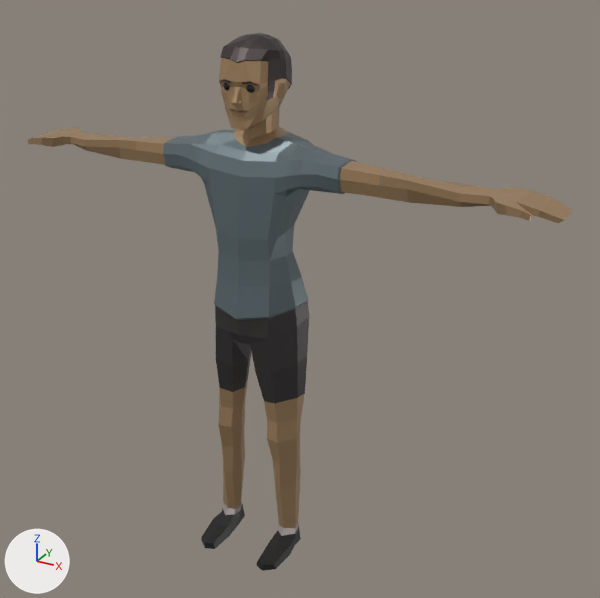
The glTF model public/models/echo.glb, before and after one commit.
Rendered twice from a 50 mm camera at (3.66, -5.85, 5.58) aimed at (0.38, 0.11, 2.6). Lighting does not change. The marker at lower left points along +X, +Y and +Z. The older version comes first. Where no turn or scale is listed for an object, it has been applied to the vertices. Vertices at exactly the same position are counted once.

In view in the first picture: 'BaseHuman'.
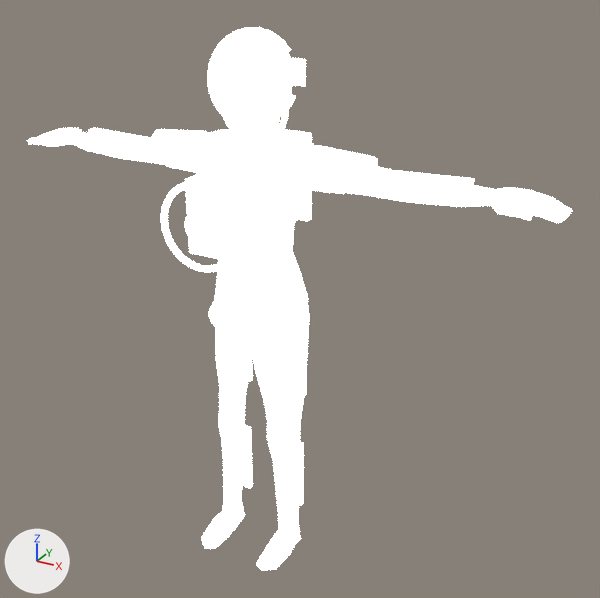
What differs and where, as boxes (x1, y1, x2, y2) in the pictures (600 x 598 px):
```json
{"object": "EchoSuit", "change": "added", "after": [86, 27, 474, 506]}
{"part": 1, "of": "me_basehuman", "change": "recoloured", "before": [163, 130, 357, 320], "after": [163, 130, 345, 320], "on screen": "lighter"}
{"part": 2, "of": "me_basehuman", "change": "recoloured", "before": [28, 58, 573, 528], "after": [28, 118, 573, 528]}
{"part": 3, "of": "me_basehuman", "change": "recoloured", "before": [215, 302, 309, 404], "after": [215, 302, 309, 404], "on screen": "lighter"}
{"part": 4, "of": "me_basehuman", "change": "recoloured", "before": [201, 83, 301, 571], "after": [201, 504, 301, 571], "on screen": "lighter"}
{"part": 5, "of": "me_basehuman", "change": "recoloured", "before": [223, 502, 299, 536], "after": [223, 502, 299, 536]}
{"part": 6, "of": "me_basehuman", "change": "recoloured", "before": [220, 33, 292, 100], "after": [285, 52, 292, 76]}
```

Scene script edits in JSON lines:
```json
{"op": "add", "block": "mat_echosuit", "code": ["mat_echosuit = bpy.data.materials.new('EchoSuit')", "# nodes: BsdfPrincipled, Mix, OutputMaterial, VertexColor", "# colours: dark blue #384b61, mixed with the vertex colours"]}
{"block": "me_basehuman", "where": "me_basehuman.from_pydata(...)  # 939 vertices, 1849 faces; spans x -2.6..2.6, y -0.54..0.4, z 0.0..4.84"}
{"block": "me_basehuman", "where": "# used by ob_basehuman; location = (0.0, 0.0, 0.0)"}
{"block": "me_basehuman", "change": "me_basehuman part 1: all 318 faces that had it switch from mat_shirt (grey #657377) to mat_echosuit"}
{"block": "me_basehuman", "change": "me_basehuman part 2: all 892 faces that had it switch from mat_skin (brown #a98a66) to mat_echosuit"}
{"block": "me_basehuman", "change": "me_basehuman part 3: all 96 faces that had it switch from mat_pants (dark grey #3e3a3a) to mat_echosuit"}
{"block": "me_basehuman", "change": "me_basehuman part 4: all 293 faces that had it switch from mat_eyes (black #272727) to mat_echosuit"}
{"block": "me_basehuman", "change": "me_basehuman part 5: all 28 faces that had it switch from mat_socks (grey #ab9f9f) to mat_echosuit"}
{"block": "me_basehuman", "change": "me_basehuman part 6: all 222 faces that had it switch from mat_hair (dark grey #3a2f2f) to mat_echosuit"}
{"op": "add", "block": "me_back", "code": ["me_back = bpy.data.meshes.new('Back')", "me_back.from_pydata(...)  # 1533 vertices, 2880 faces; spans x -1.85..1.85, y -0.85..0.5, z 0.32..4.9", "me_back.materials.append(mat_echosuit)"]}
{"op": "add", "block": "ob_echosuit", "code": ["ob_echosuit = bpy.data.objects.new('EchoSuit', me_back)", "ob_echosuit.location = (0.0, 0.0, 0.0)"]}
```
